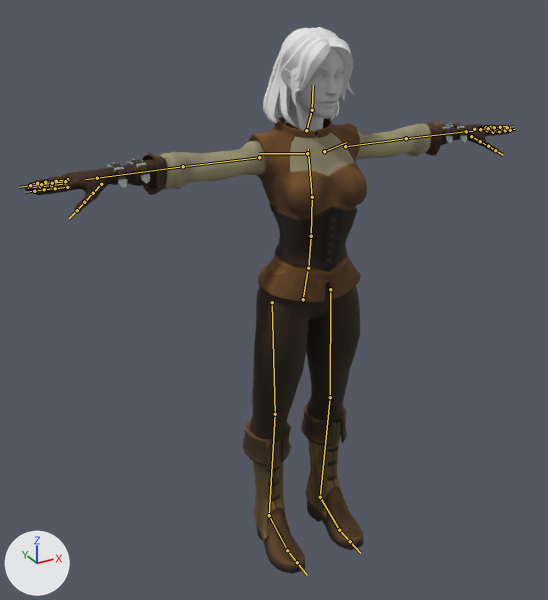
The glTF model assets/models/quaternius/duelist_female.gltf as it was, and as the next commit left it.
One viewpoint serves both versions: a 50 mm camera at (-1.185, -1.912, 1.933) aimed at (-0.149, -0.029, 0.992). Arrows for +X, +Y and +Z are at lower left; the lights stay in place. The first picture is the older version. The bones that change, and the others that lie on the model, are drawn over the model as lines.

The first picture shows 'Female_Peasant_Arms', 'Female_Peasant_Body', 'Female_Peasant_Feet', 'Female_Peasant_Legs', 'Hair_Long', 'Head_Eyebrows', 'Head_Eyes', 'Head_Superhero_Female'.
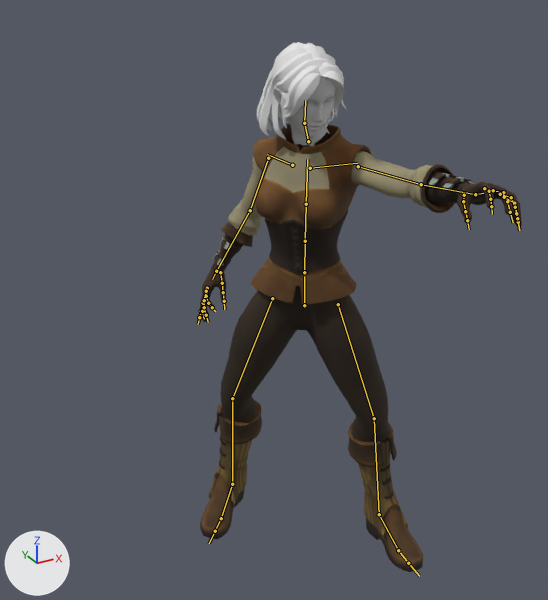
The newer file adds an action. The first version stands in its rest pose; the second is drawn at frame 2 of the action 'Spell_Simple_Exit'.

The edits, one by one:
Bone 'pelvis' (bone_pelvis) moves from (0.0, 0.0, 0.0) to (0.028, -0.047, -0.024).
Bone 'pelvis' (bone_pelvis) turns from (0, 0, 0) to (-9, -40, 11) degrees about its own x, y and z.
Bone 'spine_02' (bone_spine_02) turns from (0, 0, 0) to (10, -4, -2) degrees about its own x, y and z.
Bone 'spine_03' (bone_spine_03) turns from (0, 0, 0) to (10, -12, -2) degrees about its own x, y and z.
Bone 'neck_01' (bone_neck_01) turns from (0, 0, 0) to (-10, 8, -1) degrees about its own x, y and z.
Bone 'Head' (bone_head) turns from (0, 0, 0) to (17, 44, 3) degrees about its own x, y and z.
Bone 'clavicle_l' (bone_clavicle_l) turns from (0, 0, 0) to (5, -1, -6) degrees about its own x, y and z.
Bone 'upperarm_l' (bone_upperarm_l) turns from (0, 0, 0) to (16, 0, 3) degrees about its own x, y and z.
Bone 'lowerarm_l' (bone_lowerarm_l) turns from (0, 0, 0) to (19, -47, 0) degrees about its own x, y and z.
Bone 'hand_l' (bone_hand_l) turns from (0, 0, 0) to (9, 9, 11) degrees about its own x, y and z.
Bone 'index_01_l' (bone_index_01_l) turns from (0, 0, 0) to (19, -2, 10) degrees about its own x, y and z.
Bone 'index_02_l' (bone_index_02_l) turns from (0, 0, 0) to (32, 1, 0) degrees about its own x, y and z.
Bone 'middle_01_l' (bone_middle_01_l) turns from (0, 0, 0) to (11, 1, -5) degrees about its own x, y and z.
Bone 'middle_02_l' (bone_middle_02_l) turns from (0, 0, 0) to (35, -2, -2) degrees about its own x, y and z.
Bone 'pinky_01_l' (bone_pinky_01_l) turns from (0, 0, 0) to (22, 6, -27) degrees about its own x, y and z.
Bone 'pinky_02_l' (bone_pinky_02_l) turns from (0, 0, 0) to (46, -4, 0) degrees about its own x, y and z.
Bone 'ring_01_l' (bone_ring_01_l) turns from (0, 0, 0) to (15, 2, -16) degrees about its own x, y and z.
Bone 'ring_02_l' (bone_ring_02_l) turns from (0, 0, 0) to (40, 1, 0) degrees about its own x, y and z.
Bone 'thumb_01_l' (bone_thumb_01_l) turns from (0, 0, 0) to (2, 0, 8) degrees about its own x, y and z.
Bone 'thumb_02_l' (bone_thumb_02_l) turns from (0, 0, 0) to (16, -12, 9) degrees about its own x, y and z.
Bone 'clavicle_r' (bone_clavicle_r) turns from (0, 0, 0) to (-8, 0, 0) degrees about its own x, y and z.
Bone 'upperarm_r' (bone_upperarm_r) turns from (0, 0, 0) to (-6, 3, 58) degrees about its own x, y and z.
Bone 'lowerarm_r' (bone_lowerarm_r) turns from (0, 0, 0) to (27, -4, 1) degrees about its own x, y and z.
Bone 'hand_r' (bone_hand_r) turns from (0, 0, 0) to (20, -23, -3) degrees about its own x, y and z.
Bone 'index_02_r' (bone_index_02_r) turns from (0, 0, 0) to (11, 0, 0) degrees about its own x, y and z.
Bone 'middle_01_r' (bone_middle_01_r) turns from (0, 0, 0) to (12, -1, 5) degrees about its own x, y and z.
Bone 'middle_02_r' (bone_middle_02_r) turns from (0, 0, 0) to (13, -1, 0) degrees about its own x, y and z.
Bone 'middle_03_r' (bone_middle_03_r) turns from (0, 0, 0) to (13, 0, 0) degrees about its own x, y and z.
Bone 'pinky_01_r' (bone_pinky_01_r) turns from (0, 0, 0) to (22, -2, 10) degrees about its own x, y and z.
Bone 'pinky_02_r' (bone_pinky_02_r) turns from (0, 0, 0) to (23, 12, 0) degrees about its own x, y and z.
Bone 'pinky_03_r' (bone_pinky_03_r) turns from (0, 0, 0) to (23, 0, 0) degrees about its own x, y and z.
Bone 'ring_01_r' (bone_ring_01_r) turns from (0, 0, 0) to (16, -1, 10) degrees about its own x, y and z.
Bone 'ring_02_r' (bone_ring_02_r) turns from (0, 0, 0) to (13, 0, 0) degrees about its own x, y and z.
Bone 'ring_03_r' (bone_ring_03_r) turns from (0, 0, 0) to (13, 0, 0) degrees about its own x, y and z.
Bone 'thumb_01_r' (bone_thumb_01_r) turns from (0, 0, 0) to (11, 0, -5) degrees about its own x, y and z.
Bone 'thumb_02_r' (bone_thumb_02_r) turns from (0, 0, 0) to (25, -3, 0) degrees about its own x, y and z.
Bone 'thigh_l' (bone_thigh_l) turns from (0, 0, 0) to (-5, -1, -21) degrees about its own x, y and z.
Bone 'calf_l' (bone_calf_l) turns from (0, 0, 0) to (18, -41, 4) degrees about its own x, y and z.
Bone 'foot_l' (bone_foot_l) turns from (0, 0, 0) to (1, -4, 12) degrees about its own x, y and z.
Bone 'thigh_r' (bone_thigh_r) turns from (0, 0, 0) to (1, 0, 19) degrees about its own x, y and z.
Bone 'calf_r' (bone_calf_r) turns from (0, 0, 0) to (15, 42, -4) degrees about its own x, y and z.
Bone 'foot_r' (bone_foot_r) turns from (0, 0, 0) to (0, -12, -42) degrees about its own x, y and z.

Boxes [x1, y1, x2, y2] around the edits, measured in the pictures (548 x 600 px):
'Female_Peasant_Legs', posed (54% wider): before [250, 283, 360, 441]; after [220, 286, 390, 442]
'Female_Peasant_Arms', posed (34% narrower, 86% taller): before [24, 121, 512, 213]; after [199, 150, 522, 322]
'Female_Peasant_Feet', posed (85% wider): before [243, 403, 363, 574]; after [200, 401, 423, 572]
'Female_Peasant_Body', posed: before [248, 117, 367, 302]; after [251, 123, 372, 305]
'Hair_Long', posed: before [263, 27, 355, 125]; after [256, 42, 347, 139]
'Head_Superhero_Female', posed: before [281, 47, 344, 132]; after [273, 76, 336, 146]
'Head_Eyebrows', posed (24% taller): before [312, 63, 345, 79]; after [302, 88, 336, 108]
bone 'pelvis', root to tip: before (303, 299) to (307, 271); after (304, 305) to (304, 276)
bone 'spine_02', root to tip: before (311, 236) to (312, 197); after (305, 241) to (306, 204)
bone 'spine_03', root to tip: before (312, 197) to (308, 149); after (306, 204) to (307, 159)
bone 'neck_01', root to tip: before (306, 130) to (312, 110); after (308, 141) to (304, 123)
bone 'Head', root to tip: before (312, 110) to (313, 85); after (304, 123) to (305, 100)
bone 'clavicle_l', root to tip: before (324, 151) to (346, 142); after (310, 168) to (357, 163)
bone 'upperarm_l', root to tip: before (345, 146) to (406, 138); after (358, 166) to (421, 184)
bone 'lowerarm_l', root to tip: before (406, 138) to (466, 131); after (421, 184) to (475, 194)
bone 'hand_l', root to tip: before (466, 131) to (473, 131); after (475, 194) to (483, 193)
bone 'index_01_l', root to tip: before (493, 132) to (499, 131); after (484, 188) to (489, 191)
bone 'index_02_l', root to tip: before (499, 131) to (505, 130); after (489, 191) to (490, 199)
bone 'middle_01_l', root to tip: before (487, 130) to (494, 129); after (493, 190) to (503, 192)
bone 'middle_02_l', root to tip: before (494, 129) to (501, 128); after (503, 192) to (507, 201)
bone 'pinky_01_l', root to tip: before (474, 129) to (480, 128); after (504, 197) to (514, 203)
bone 'pinky_02_l', root to tip: before (480, 128) to (486, 127); after (514, 203) to (516, 213)
bone 'ring_01_l', root to tip: before (480, 129) to (488, 128); after (500, 194) to (511, 197)
bone 'ring_02_l', root to tip: before (488, 128) to (494, 127); after (511, 197) to (515, 207)
bone 'thumb_01_l', root to tip: before (471, 136) to (480, 141); after (464, 195) to (463, 201)
bone 'thumb_02_l', root to tip: before (480, 141) to (488, 146); after (463, 201) to (465, 211)
bone 'clavicle_r', root to tip: before (307, 153) to (259, 153); after (292, 165) to (267, 154)
bone 'upperarm_r', root to tip: before (259, 157) to (183, 166); after (268, 158) to (250, 210)
bone 'lowerarm_r', root to tip: before (183, 166) to (97, 178); after (250, 210) to (216, 271)
bone 'hand_r', root to tip: before (97, 178) to (85, 179); after (216, 271) to (212, 279)
bone 'index_02_r', root to tip: before (55, 188) to (44, 189); after (203, 303) to (201, 311)
bone 'middle_01_r', root to tip: before (65, 183) to (51, 185); after (206, 293) to (203, 303)
bone 'middle_02_r', root to tip: before (51, 185) to (40, 186); after (203, 303) to (202, 311)
bone 'middle_03_r', root to tip: before (40, 186) to (28, 188); after (202, 311) to (204, 319)
bone 'pinky_01_r', root to tip: before (67, 179) to (56, 181); after (207, 288) to (206, 296)
bone 'pinky_02_r', root to tip: before (56, 181) to (45, 182); after (206, 296) to (208, 303)
bone 'pinky_03_r', root to tip: before (45, 182) to (37, 183); after (208, 303) to (212, 307)
bone 'ring_01_r', root to tip: before (65, 181) to (52, 183); after (206, 291) to (204, 300)
bone 'ring_02_r', root to tip: before (52, 183) to (41, 184); after (204, 300) to (204, 307)
bone 'ring_03_r', root to tip: before (41, 184) to (30, 185); after (204, 307) to (206, 315)
bone 'thumb_01_r', root to tip: before (101, 184) to (93, 193); after (220, 272) to (222, 283)
bone 'thumb_02_r', root to tip: before (93, 193) to (84, 202); after (222, 283) to (223, 292)
bone 'thigh_l', root to tip: before (330, 289) to (330, 397); after (338, 304) to (374, 418)
bone 'calf_l', root to tip: before (330, 397) to (320, 497); after (374, 418) to (379, 514)
bone 'foot_l', root to tip: before (320, 497) to (339, 530); after (379, 514) to (398, 550)
bone 'thigh_r', root to tip: before (272, 302) to (275, 414); after (272, 298) to (232, 398)
bone 'calf_r', root to tip: before (275, 414) to (269, 515); after (232, 398) to (232, 484)
bone 'foot_r', root to tip: before (269, 515) to (287, 550); after (232, 484) to (221, 518)
